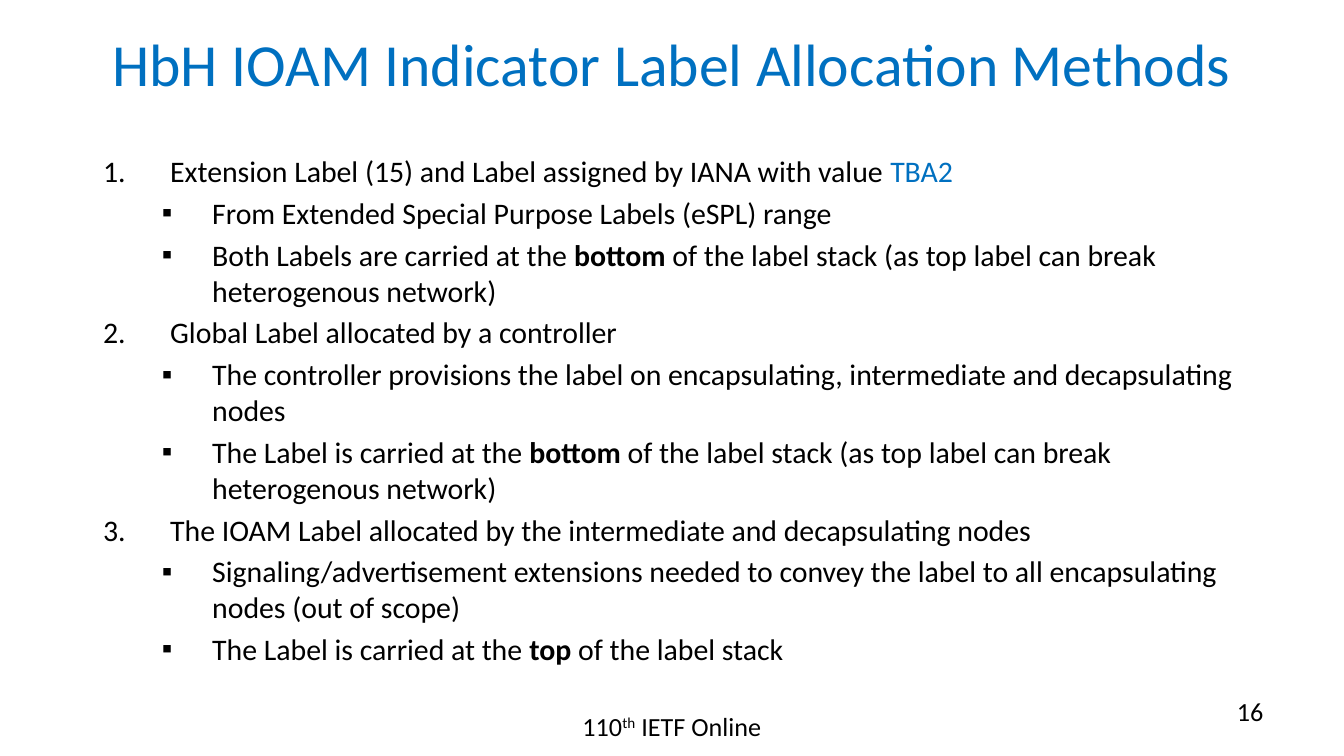
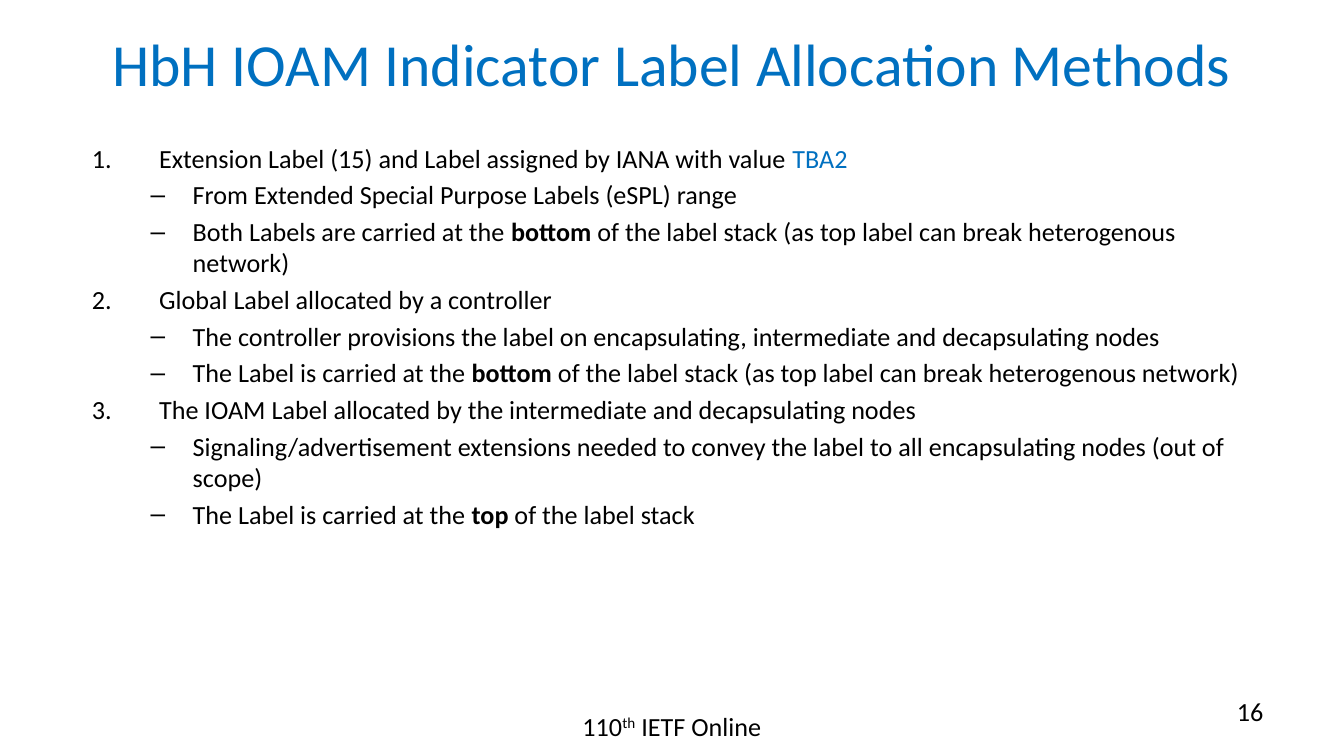
Before and after one commit to rakgandhi/ietf-slides, a slide deck: slide 16 of draft-gandhi-mpls-ioam-sr-06.pptx. Drawn at 1344x756 pixels with LibreOffice and Linux fonts; fonts in the diff are those of the drawing. Boxes give left, top, right and bottom in pixels: in the first picture for what was removed or moved away, otherwise in the second. Text is boxed around its words. In the diff, an @@ line names an element or a change of style, - is before the commit and + after.

```diff
--- a/draft-gandhi-mpls-ioam-sr-06.pptx
+++ b/draft-gandhi-mpls-ioam-sr-06.pptx
@@ text "Extension Label (15) and Label ...": place and size @@
-text "Extension Label (15) and Label ..." at <box>170,160,1232,665</box>
+text "Extension Label (15) and Label ..." at <box>159,149,1239,528</box>
@@ text "Extension Label (15) and Label ..." at <box>159,149,1239,528</box>: size 16 to 14 pt; bullet ▪ to – @@
```
Also in this commit, not shown: 4 other slides changed, 2 other files.
